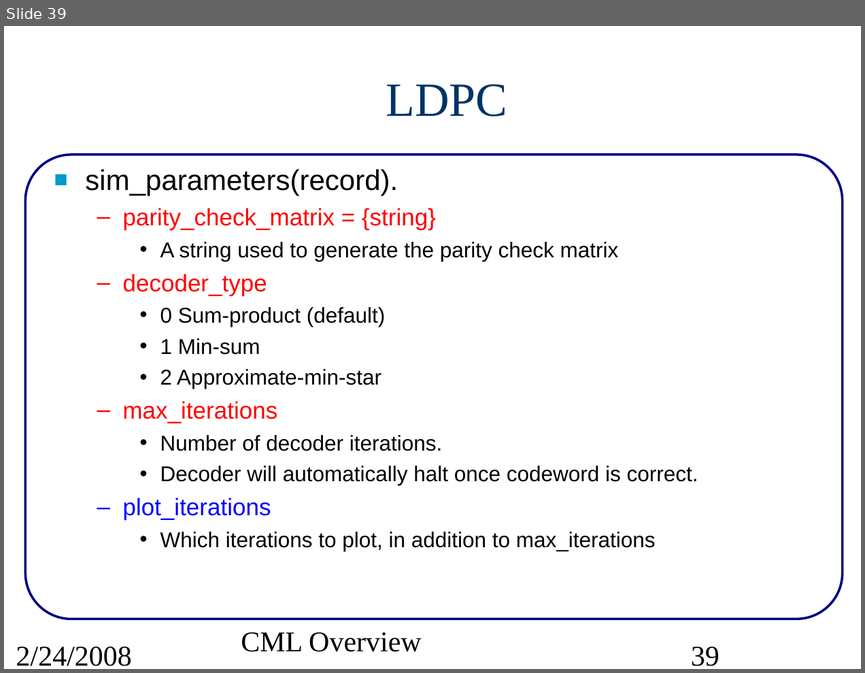
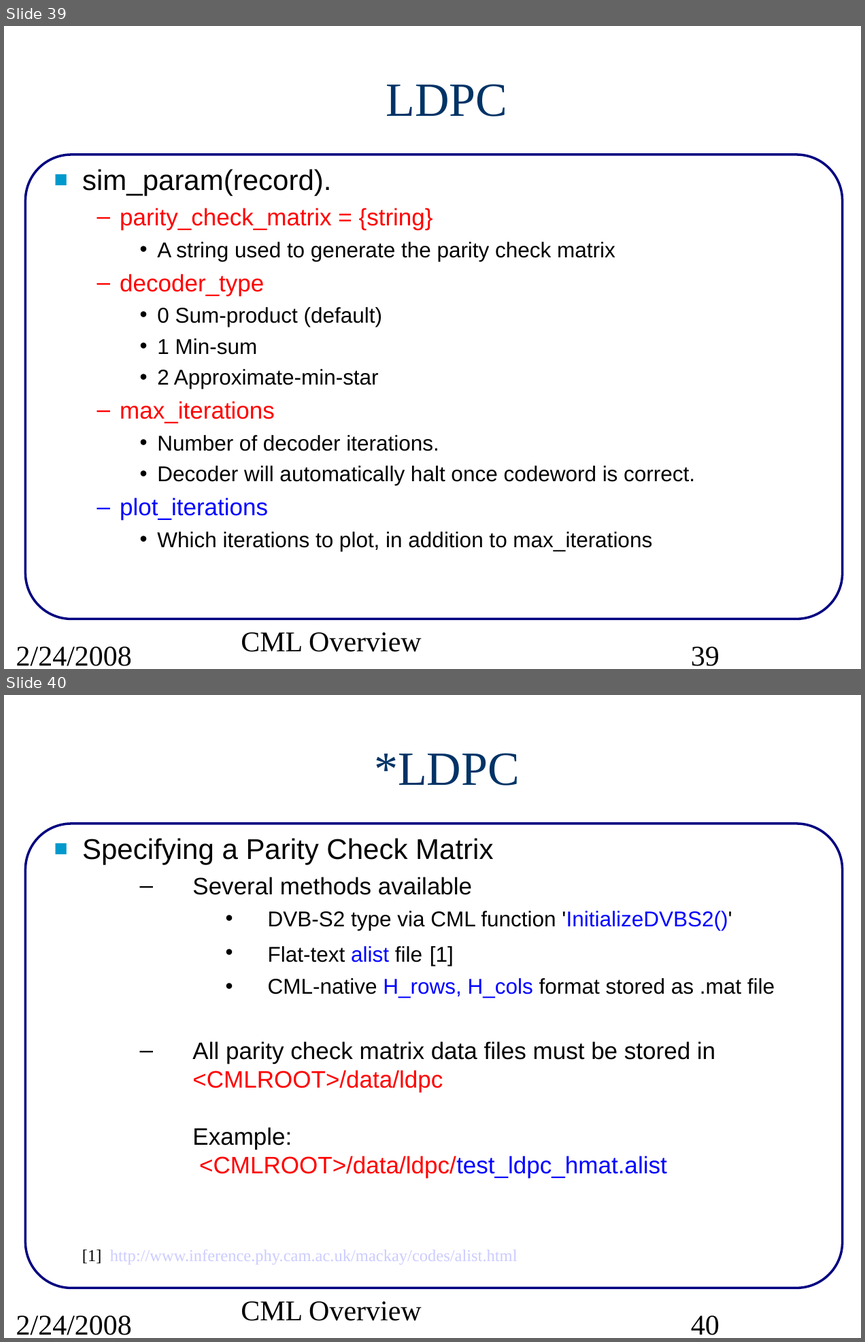
Before and after one commit to wvu-wcrl/PCS, a slide deck: pcs/projects/cml/doc/src/CMLoverview.ppt. Shown one above the other, each under a label of ours: slide 39 before the commit, slides 39 and 40 after it. The pictures are 865x673 and 865x1342 pixels, drawn with LibreOffice and Linux fonts; fonts in the diff are those of the drawing. Boxes give left, top, right and bottom in pixels: in the first picture for what was removed or moved away, otherwise in the second. Text is boxed around its words. In the diff, an @@ line names an element or a change of style, - is before the commit and + after.

```diff
--- a/pcs/projects/cml/doc/src/CMLoverview.ppt
+++ b/pcs/projects/cml/doc/src/CMLoverview.ppt
@@ slide 40 added at bbox=[4, 695, 861, 1338], background #FFFFFF; not listed: 1 template element that a slide beside it also shows @@
@@ title added at bbox=[374, 753, 519, 785], 40 pt, text #003366 @@
+*LDPC
@@ text added at bbox=[82, 838, 774, 1178], 20 pt, text #000000 @@
+■ Specifying a Parity Check Matrix
+  – Several methods available
+    • DVB-S2 type via CML function 'InitializeDVBS2()'
+    • Flat-text alist file [1]
+    • CML-native H_rows, H_cols format stored as .mat file
+  – All parity check matrix data files must be stored in
+    <CMLROOT>/data/ldpc
+    Example:
+    <CMLROOT>/data/ldpc/test_ldpc_hmat.alist
@@ text added at bbox=[82, 1249, 517, 1264], 14 pt, text #CCCCFF @@
+[1] http://www.inference.phy.cam.ac.uk/mackay/codes/alist.html
@@ text added at bbox=[241, 1301, 422, 1321], 24 pt, text #000000 @@
+CML Overview
@@ text added at bbox=[16, 1315, 132, 1335], 24 pt, text #000000 @@
+2/24/2008
@@ page number added at bbox=[691, 1315, 719, 1335], 24 pt, text #000000 @@
+40
@@ slide 39 changed as well @@
@@ text at bbox=[82, 169, 331, 195]: text changed @@
-■ sim_parameters(record).
+■ sim_param(record).
@@ text at bbox=[120, 208, 695, 551]: indent changed @@
```
Also in this commit, not shown: 92 other slides changed, 16 other slides added, 4 other files.
